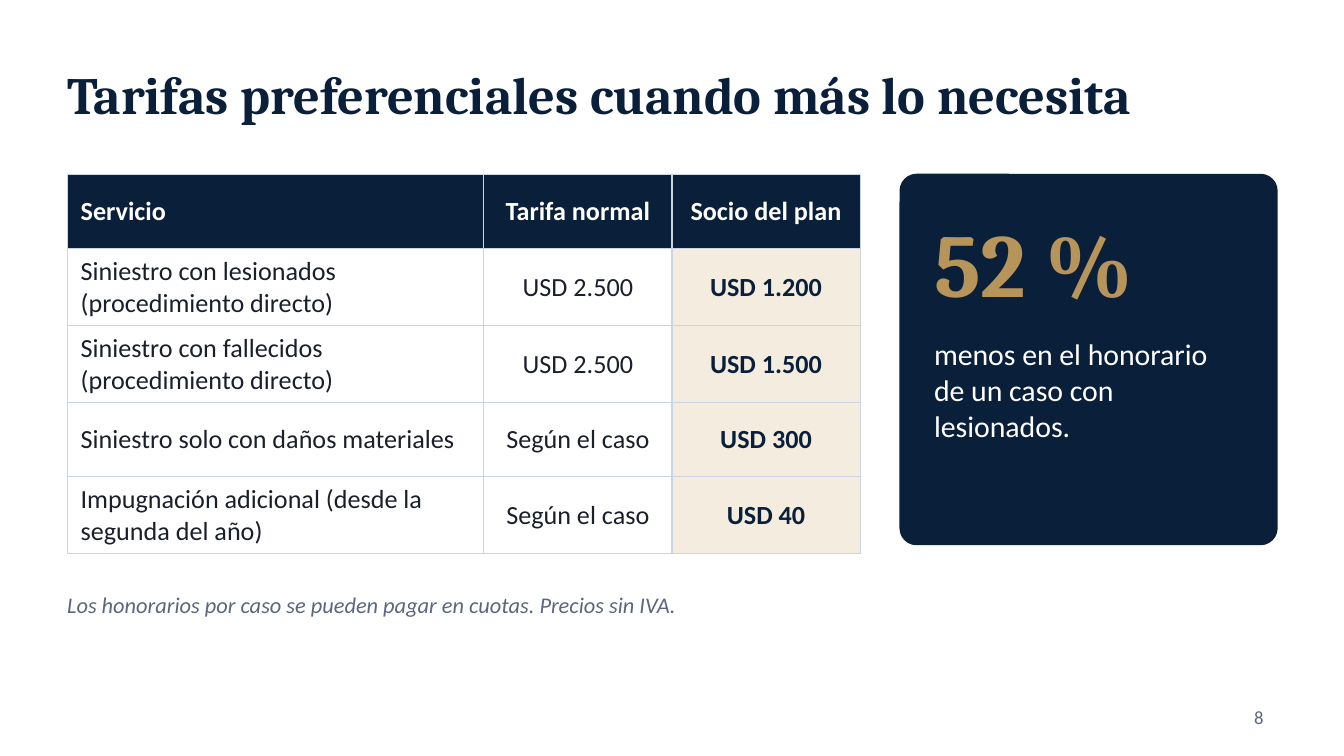
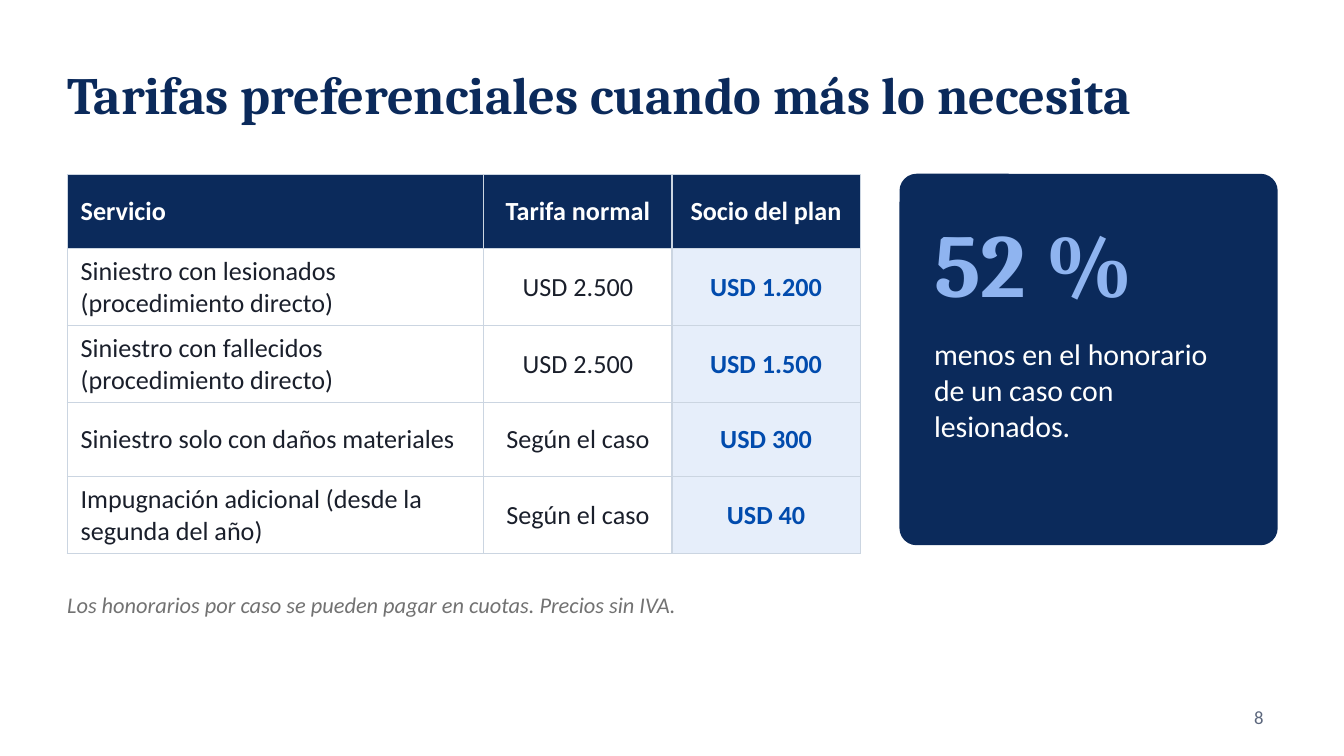
Before and after one commit to fernandotufino1983-arch/Almacenamiento-claude, a slide deck: slide 8 of jurix-global/presentacion-plan-ruta-segura-version-b.pptx. Drawn at 1344x756 pixels with LibreOffice and Linux fonts; fonts in the diff are those of the drawing; background and template pictures are left out. Boxes give left, top, right and bottom in pixels: in the first picture for what was removed or moved away, otherwise in the second. Text is boxed around its words. In the diff, an @@ line names an element or a change of style, - is before the commit and + after.

```diff
--- a/jurix-global/presentacion-plan-ruta-segura-version-b.pptx
+++ b/jurix-global/presentacion-plan-ruta-segura-version-b.pptx
@@ title "Tarifas preferenciales cuando más lo ..." at [67, 76, 1131, 125]: text colour #0A1F3A to #0B2A5B @@
@@ table at [67, 175, 860, 549] @@
@@ fill #0A1F3A to #0B2A5B in row 1 @@
@@ fill #F3ECDF to #E6EEFA in 4 cells @@
@@ text colour #0A1F3A to #014BAD in "USD 1.200", "USD 1.500", "USD 300", "USD 40" @@
@@ rounded rectangle at [900, 175, 1277, 544]: fill #0A1F3A to #0B2A5B; outline #0A1F3A 1 pt to #0B2A5B 1 pt @@
@@ text "52 %" at [934, 236, 1026, 298]: text colour #B7955A to #8FB4F0 @@
@@ text "Los honorarios por caso se ..." at [67, 597, 675, 617]: text colour #5C677D to #727272 @@
```
Also in this commit, not shown: 10 other slides changed, 13 other files.
